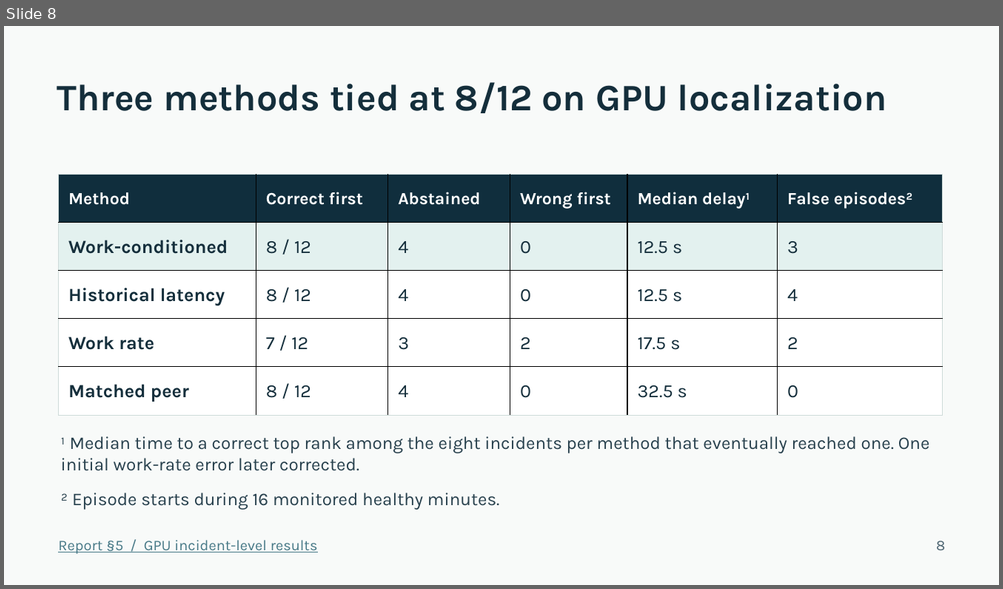
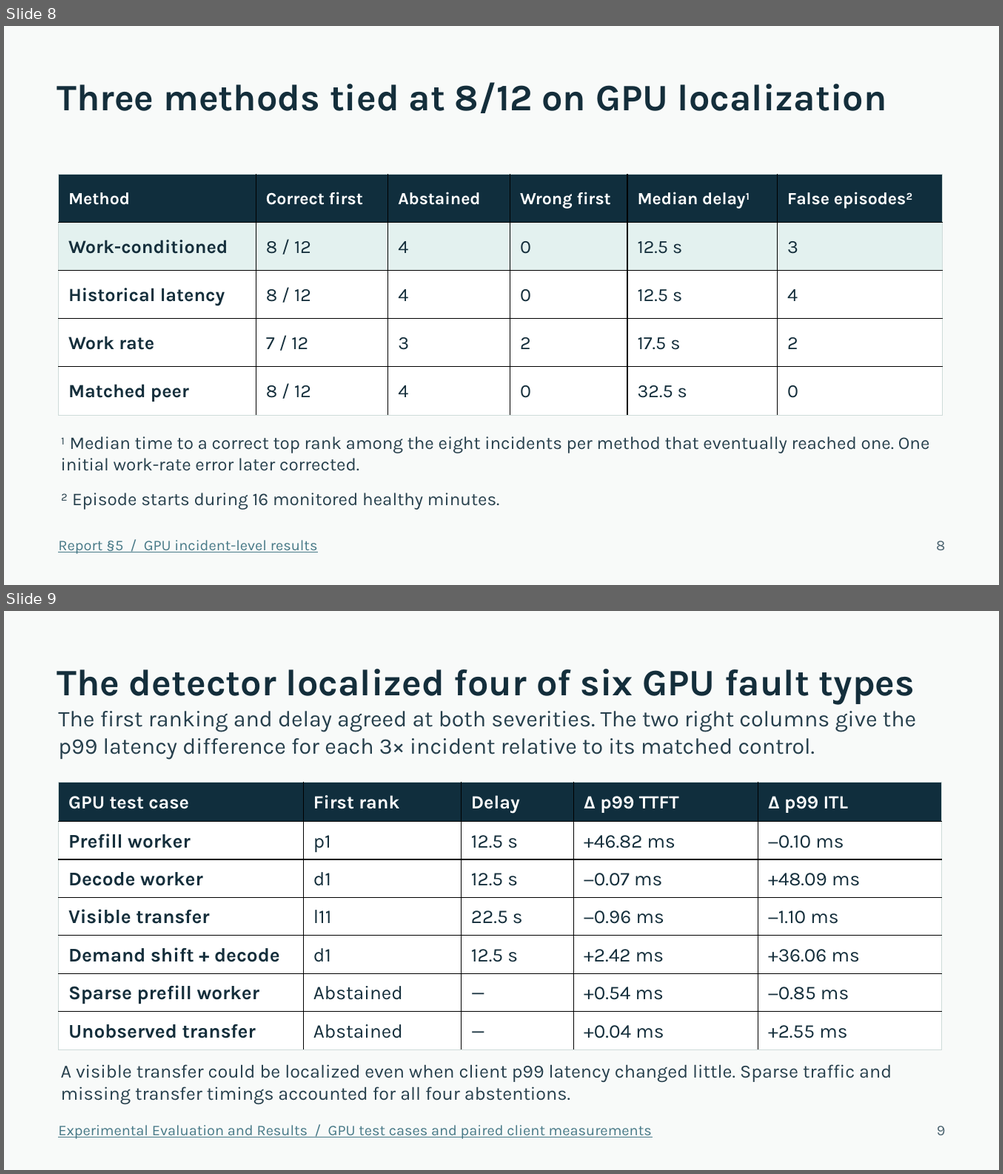
Before and after one commit to sid15022/DAT-CS5903, a slide deck: docs/Final_Project_Presentation.pptx. Shown one above the other, each under a label of ours: slide 8 before the commit, slides 8 and 9 after it. The pictures are 1003x589 and 1003x1174 pixels, drawn with LibreOffice and Linux fonts; fonts in the diff are those of the drawing. Boxes give left, top, right and bottom in pixels: in the first picture for what was removed or moved away, otherwise in the second. Text is boxed around its words. In the diff, an @@ line names an element or a change of style, - is before the commit and + after.

Commit message:
Summarize held-out GPU cases and paired latency in the final presentation

```diff
--- a/docs/Final_Project_Presentation.pptx
+++ b/docs/Final_Project_Presentation.pptx
@@ slide 9 added at bbox=[4, 611, 999, 1170], background #F8FAF9 @@
@@ text added at bbox=[57, 669, 914, 705], 36 pt, text #142E3B, bold @@
+The detector localized four of six GPU fault types
@@ text added at bbox=[58, 711, 916, 760], 21.8 pt, text #263F4C @@
+The first ranking and delay agreed at both severities. The two right columns give the p99 latency difference for each 3× incident relative to its matched control.
@@ table added at bbox=[59, 782, 941, 1050], 7 rows, 5 columns @@
+GPU test case | First rank | Delay | Δ p99 TTFT | Δ p99 ITL
+Prefill worker | p1 | 12.5 s | +46.82 ms | −0.10 ms
+Decode worker | d1 | 12.5 s | −0.07 ms | +48.09 ms
+Visible transfer | l11 | 22.5 s | −0.96 ms | −1.10 ms
+Demand shift + decode | d1 | 12.5 s | +2.42 ms | +36.06 ms
+Sparse prefill worker | Abstained | — | +0.54 ms | −0.85 ms
+Unobserved transfer | Abstained | — | +0.04 ms | +2.55 ms
@@ text added at bbox=[61, 1065, 891, 1105], 18 pt, text #263F4C @@
+A visible transfer could be localized even when client p99 latency changed little. Sparse traffic and missing transfer timings accounted for all four abstentions.
@@ text added at bbox=[58, 1125, 652, 1139], 14.2 pt, text #467886, underline @@
+Experimental Evaluation and Results / GPU test cases and paired client measurements
@@ text added at bbox=[936, 1126, 945, 1136], 14.2 pt, text #4B6370 @@
+9
```
Also in this commit, not shown: 3 slides changed.
